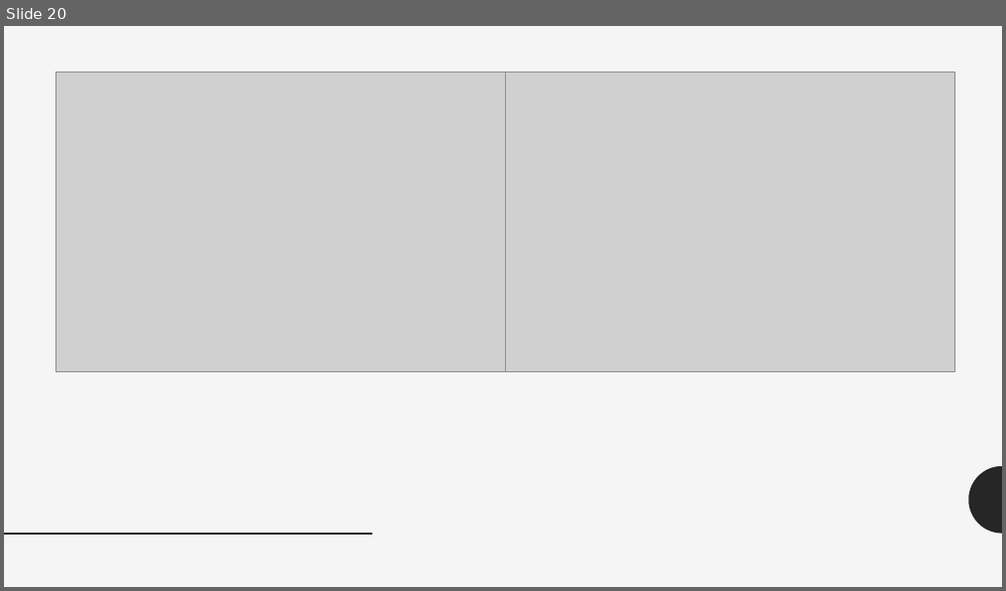
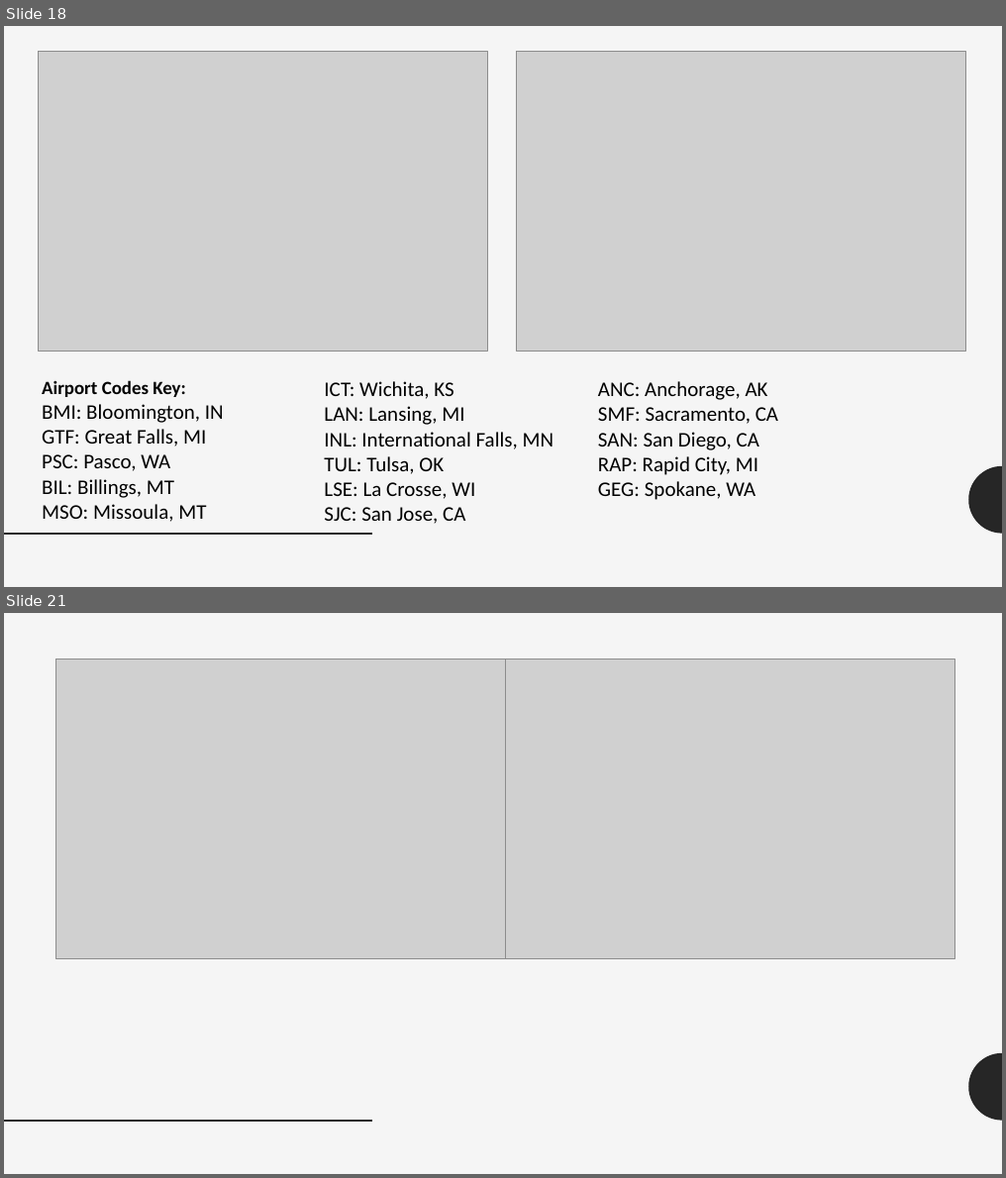
Before and after one commit to HWspam/Delorean, a slide deck: Delay Analysis Team Delorean.pptx. Shown one above the other, each under a label of ours: slide 20 before the commit, slides 18 and 21 after it; the slides between them are not shown. The pictures are 1006x591 and 1006x1178 pixels, drawn with LibreOffice and Linux fonts; fonts in the diff are those of the drawing; grey boxes stand for pictures. Boxes give left, top, right and bottom in pixels: in the first picture for what was removed or moved away, otherwise in the second. Text is boxed around its words. In the diff, an @@ line names an element or a change of style, - is before the commit and + after.

Commit message:
Airport codes have a key and airport conclusion page added.

```diff
--- a/Delay Analysis Team Delorean.pptx
+++ b/Delay Analysis Team Delorean.pptx
@@ slide 18 added at bbox=[4, 26, 1002, 587], background #F5F5F5; not listed: 2 template elements that a slide beside it also shows @@
@@ picture added at bbox=[39, 52, 487, 351] @@
@@ picture added at bbox=[517, 52, 966, 351] @@
@@ text added at bbox=[42, 380, 224, 522], 20 pt, text #000000 @@
+Airport Codes Key:
+BMI: Bloomington, IN
+GTF: Great Falls, MI
+PSC: Pasco, WA
+BIL: Billings, MT
+MSO: Missoula, MT
@@ text added at bbox=[324, 381, 554, 524], 20 pt, text #000000 @@
+ICT: Wichita, KS
+LAN: Lansing, MI
+INL: International Falls, MN
+TUL: Tulsa, OK
+LSE: La Crosse, WI
+SJC: San Jose, CA
@@ text added at bbox=[598, 381, 778, 500], 20 pt, text #000000 @@
+ANC: Anchorage, AK
+SMF: Sacramento, CA
+SAN: San Diego, CA
+RAP: Rapid City, MI
+GEG: Spokane, WA
@@ what was slide 20 is now slide 21 @@
```
Also in this commit, not shown: 4 other slides added, 4 slides removed.
